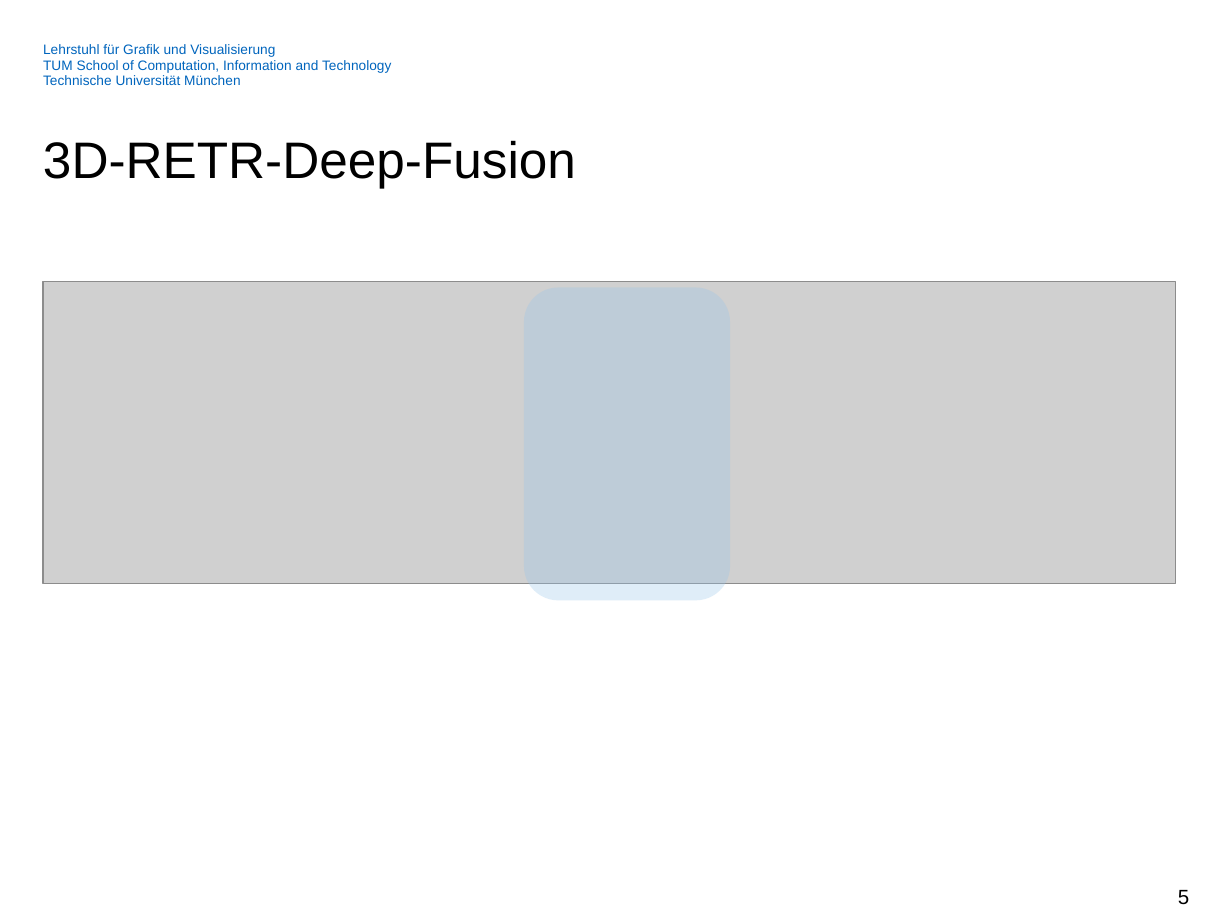
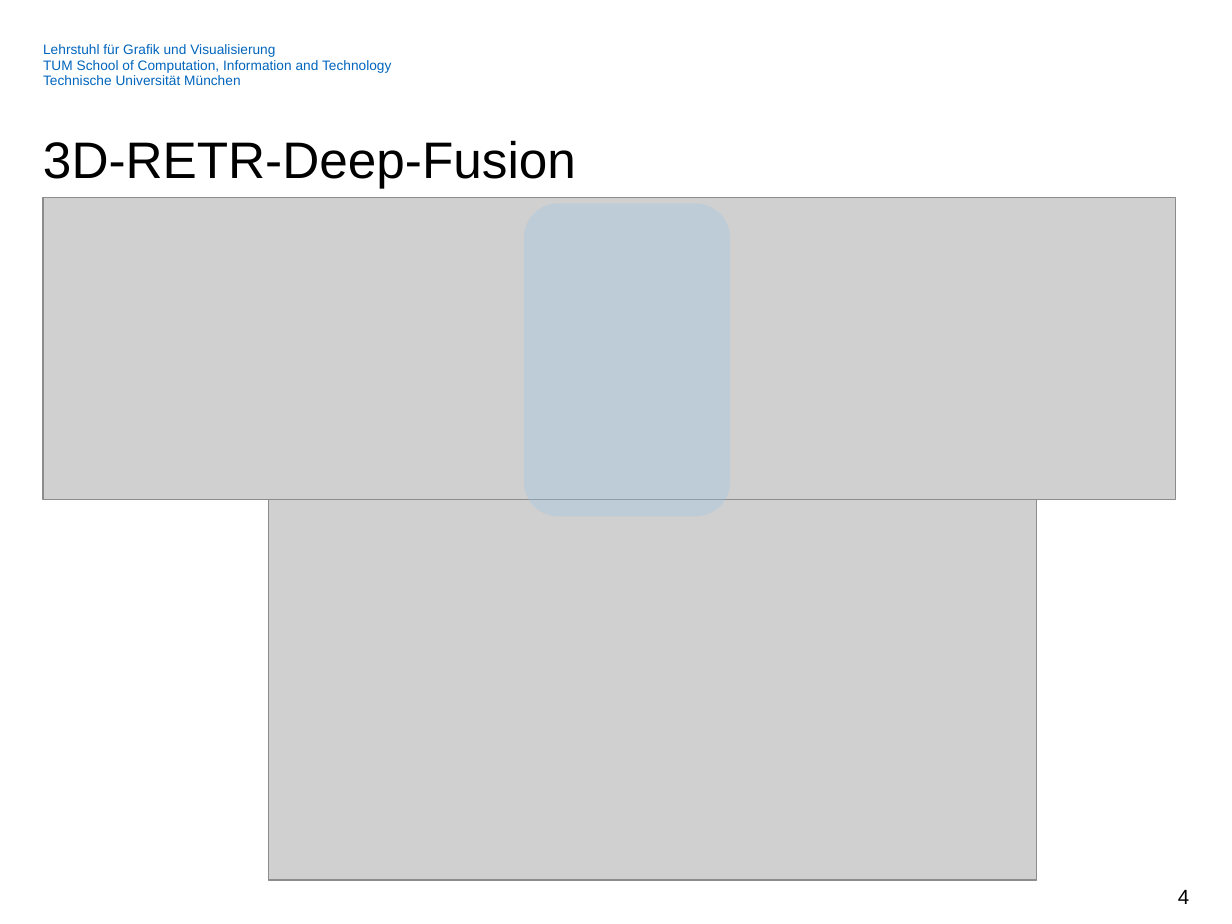
Before and after one commit to Streakfull/3DML, a slide deck: slide 4 of Project/Resources/presentation (1).pptx (slide 5 before the commit). Drawn at 1232x924 pixels with LibreOffice and Linux fonts; fonts in the diff are those of the drawing; grey boxes stand for pictures; background and template pictures are left out. Boxes give left, top, right and bottom in pixels: in the first picture for what was removed or moved away, otherwise in the second. Text is boxed around its words. In the diff, an @@ line names an element or a change of style, - is before the commit and + after.

```diff
--- a/Project/Resources/presentation (1).pptx
+++ b/Project/Resources/presentation (1).pptx
@@ picture: place and size @@
-picture at [43, 282, 1175, 584]
+picture at [43, 197, 1175, 499]
@@ rounded rectangle: place and size @@
-rounded rectangle at [524, 287, 729, 600]
+rounded rectangle at [524, 203, 729, 516]
@@ picture added at [269, 479, 1037, 880] @@
@@ page number at [1178, 890, 1189, 904]: text changed @@
-5
+4
```
Also in this commit, not shown: 2 other slides changed, 1 slide removed.
